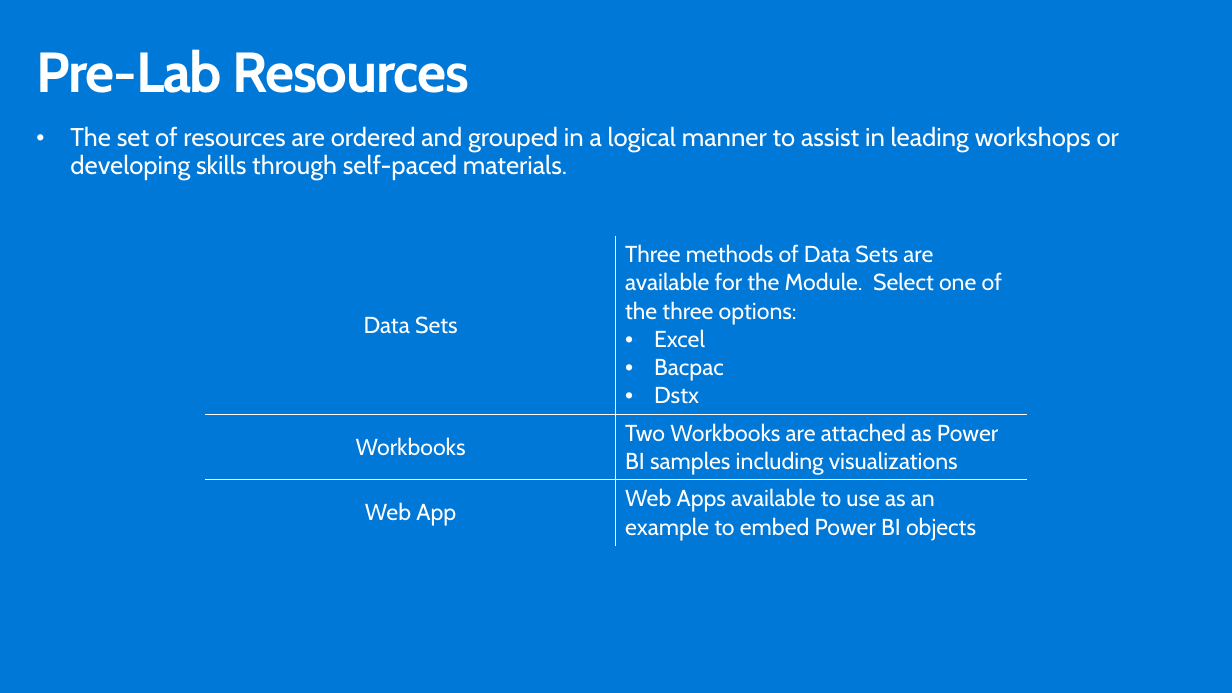
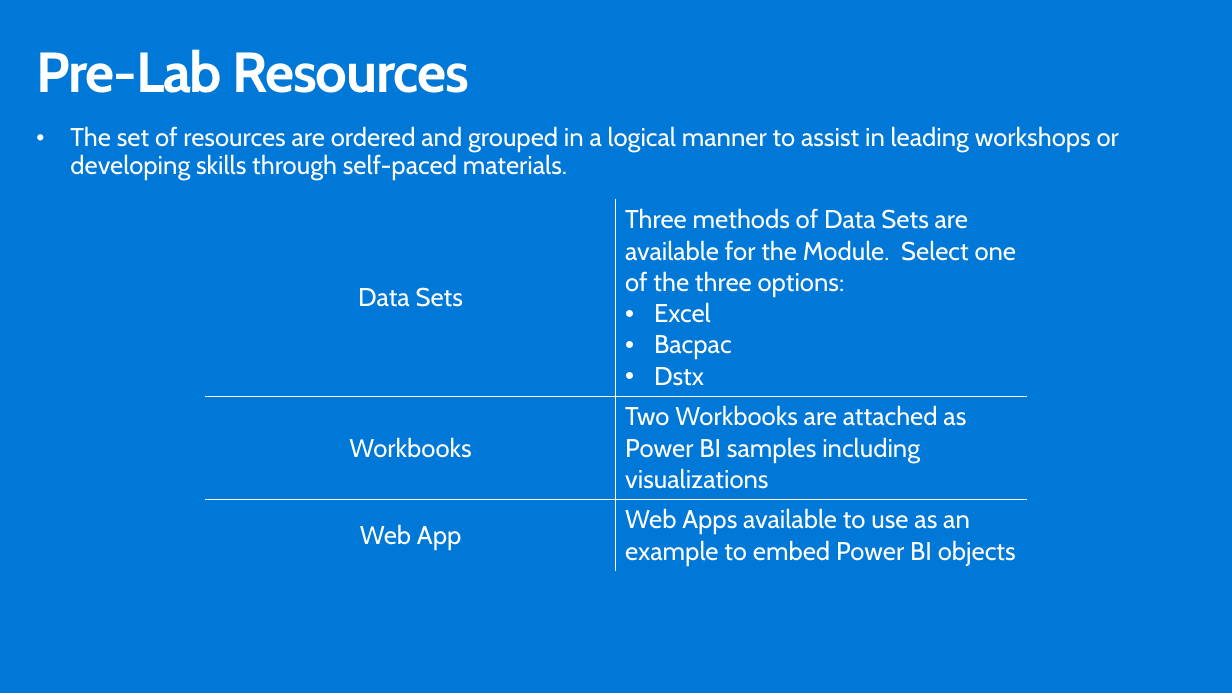
Before and after one commit to hnc198/AzurePowerBI, a slide deck: slide 6 of 4. Hands-on Modules/1. Pre-Lab Work/1. Pre-Lab Introduction.pptx. Drawn at 1232x693 pixels with LibreOffice and Linux fonts; fonts in the diff are those of the drawing. Boxes give left, top, right and bottom in pixels: in the first picture for what was removed or moved away, otherwise in the second. Text is boxed around its words. In the diff, an @@ line names an element or a change of style, - is before the commit and + after.

```diff
--- a/4. Hands-on Modules/1. Pre-Lab Work/1. Pre-Lab Introduction.pptx
+++ b/4. Hands-on Modules/1. Pre-Lab Work/1. Pre-Lab Introduction.pptx
@@ table at (x1=205, y1=200, x2=1026, y2=597) @@
@@ size 18 to 20 pt @@
@@ table resized from (x1=205, y1=236, x2=1026, y2=545) to (x1=205, y1=200, x2=1026, y2=597) @@
```
Also in this commit, not shown: 3 other slides changed, 10 other files.
